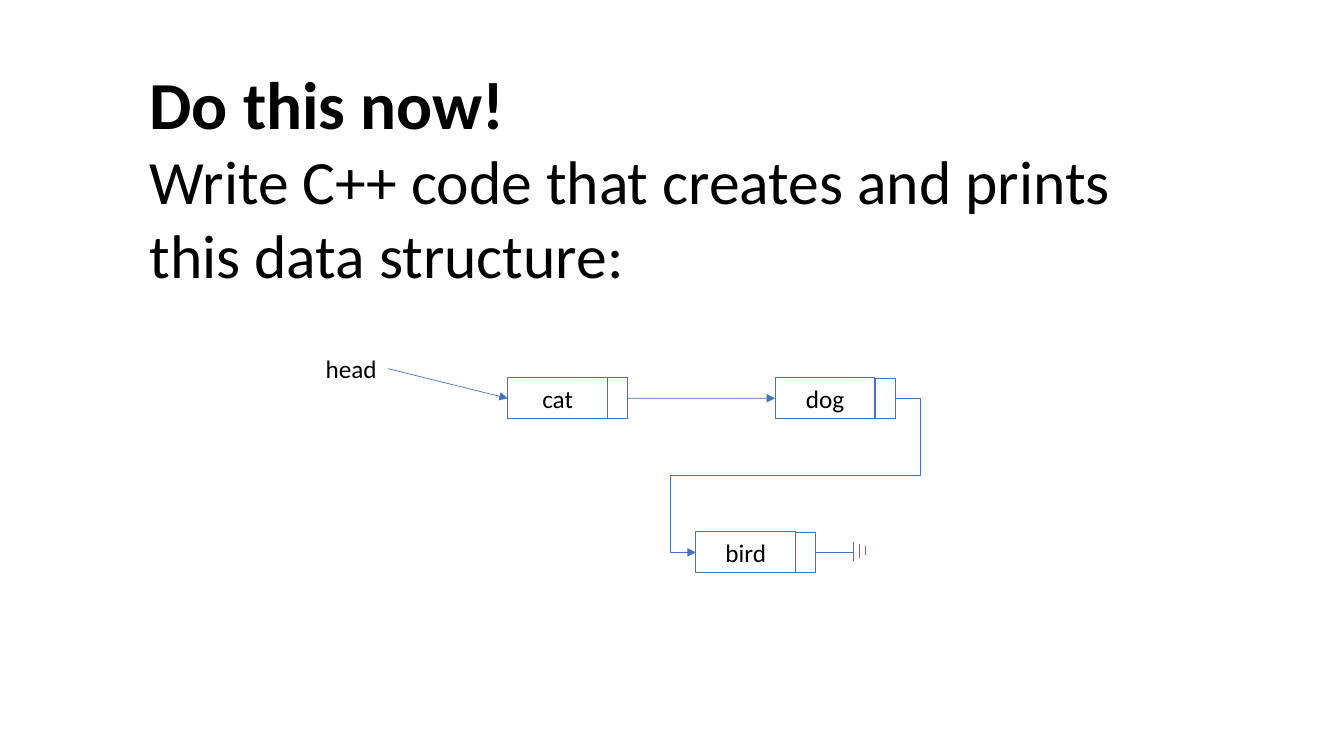
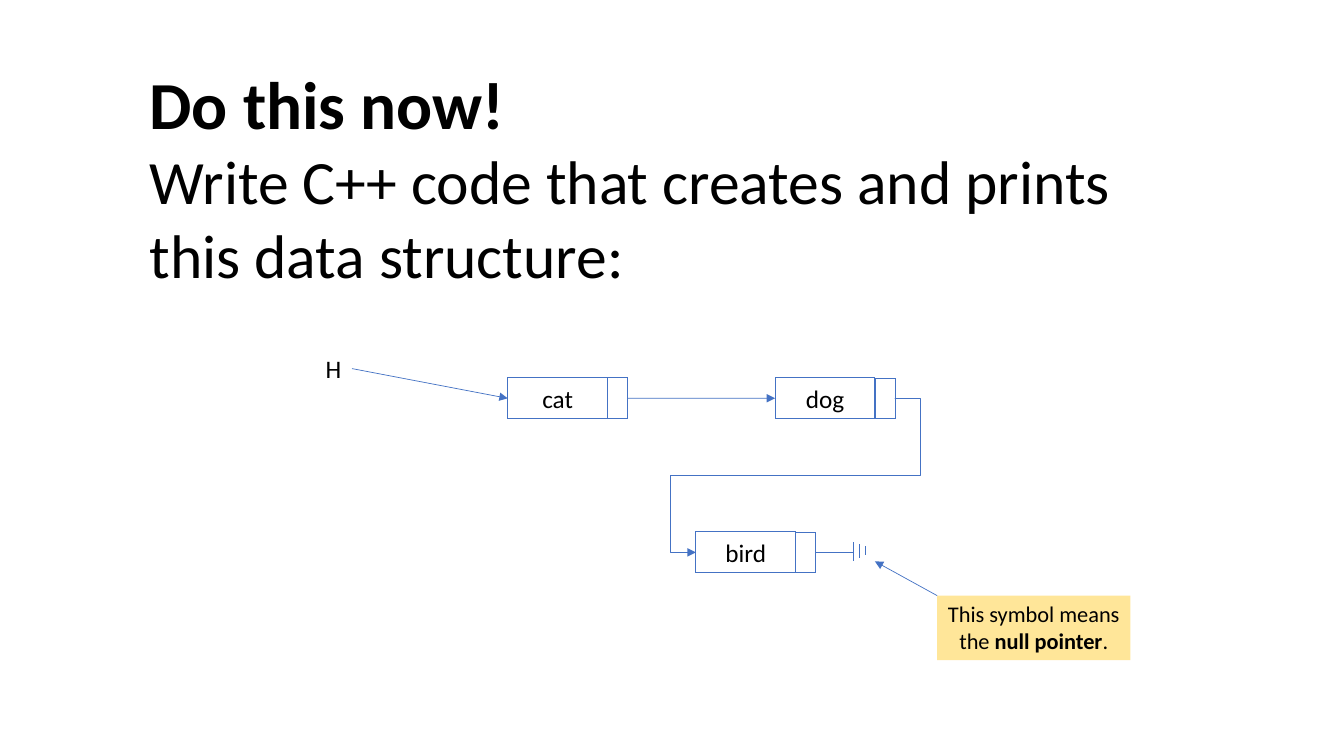
Before and after one commit to tjd1234/cmpt225fall2023, a slide deck: slide 2 of lecture_notes/week2/week2.pptx. Drawn at 1344x756 pixels with LibreOffice and Linux fonts; fonts in the diff are those of the drawing. Boxes give left, top, right and bottom in pixels: in the first picture for what was removed or moved away, otherwise in the second. Text is boxed around its words. In the diff, an @@ line names an element or a change of style, - is before the commit and + after.

```diff
--- a/lecture_notes/week2/week2.pptx
+++ b/lecture_notes/week2/week2.pptx
@@ text at (x1=326, y1=361, x2=342, y2=378): text changed @@
-head
+H
@@ arrow moved from (388, 369) - (508, 398) to (352, 369) - (508, 398) @@
@@ arrow added from (938, 596) to (875, 562), #4472C4 0.5 pt @@
@@ rectangle added at (x1=938, y1=596, x2=1131, y2=660), fill #FFE699, 16 pt, text #000000 @@
+This symbol means the null pointer.
```
Also in this commit, not shown: 5 other slides changed, 1 slide added, 15 other files.
